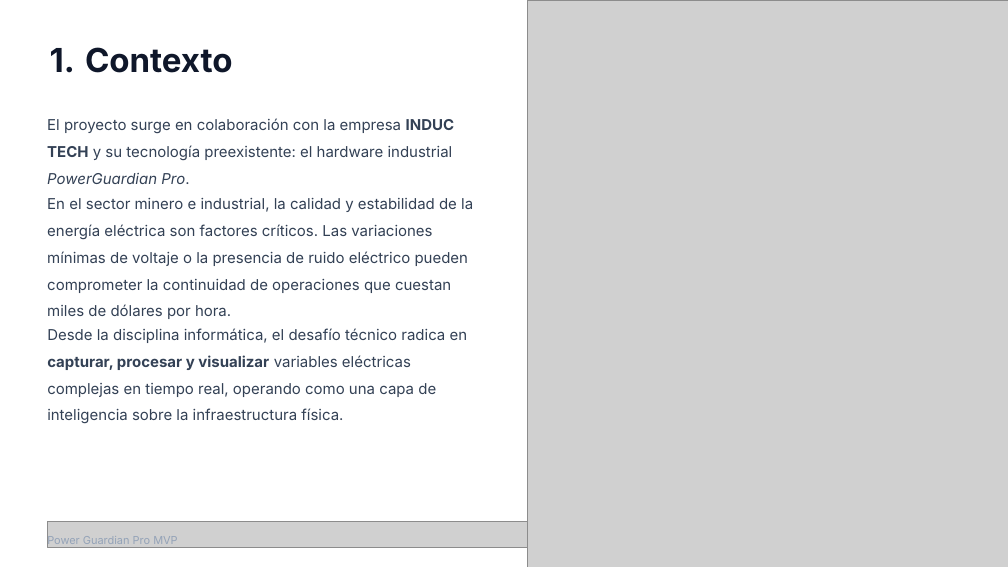
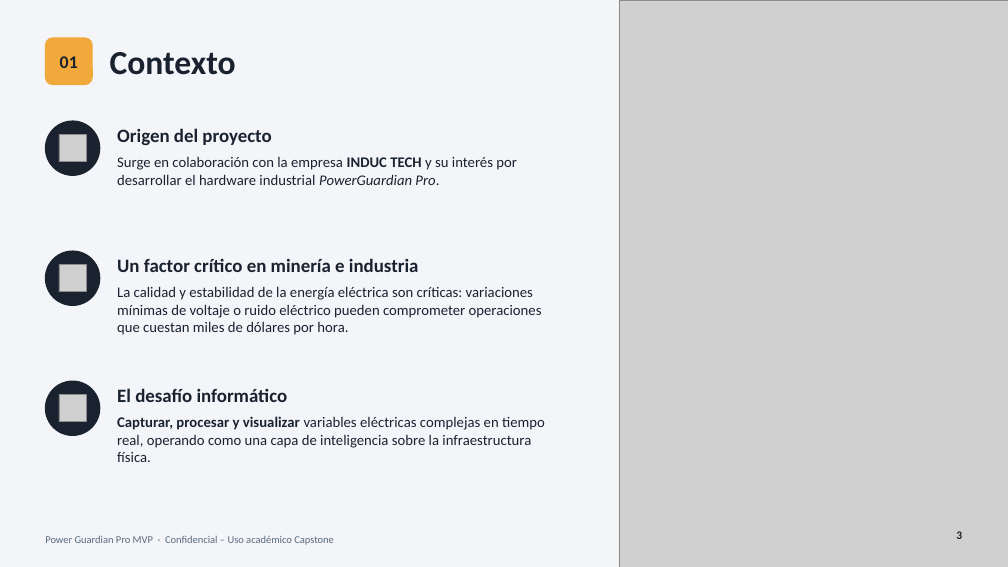
Before and after one commit to FabianBugueno/capstone, a slide deck: slide 3 of Fase 2/Evidencias Proyecto/Presentación Proyecto.pptx. Drawn at 1008x567 pixels with LibreOffice and Linux fonts; fonts in the diff are those of the drawing; grey boxes stand for pictures; background and template pictures are left out. Boxes give left, top, right and bottom in pixels: in the first picture for what was removed or moved away, otherwise in the second. Text is boxed around its words. In the diff, an @@ line names an element or a change of style, - is before the commit and + after.

```diff
--- a/Fase 2/Evidencias Proyecto/Presentación Proyecto.pptx
+++ b/Fase 2/Evidencias Proyecto/Presentación Proyecto.pptx
@@ background picture (left out) to #F3F5F8 @@
@@ picture resized from (x1=528, y1=0, x2=1008, y2=567) to (x1=619, y1=0, x2=1008, y2=567) @@
@@ rounded rectangle added at (x1=45, y1=38, x2=92, y2=85), fill #F2A93B, outline #F2A93B 1 pt @@
@@ text added at (x1=60, y1=56, x2=78, y2=68), 17 pt, text #1A2230, bold @@
+01
@@ title "Contexto" moved from (x1=85, y1=47, x2=233, y2=73) to (x1=110, y1=52, x2=236, y2=75) @@
@@ title "Contexto" at (x1=110, y1=52, x2=236, y2=75): size 31.5 to 32 pt, font Inter to Calibri, text colour #0F172A to #1A2230; bullet 1. to none @@
@@ ellipse added at (x1=45, y1=121, x2=100, y2=175), fill #1A2230, outline #1A2230 1 pt @@
@@ picture added at (x1=59, y1=135, x2=86, y2=162) @@
@@ text added at (x1=117, y1=128, x2=271, y2=145), 18 pt, text #1A2230, bold @@
+Origen del proyecto
@@ text at (x1=117, y1=157, x2=517, y2=185): text changed; size 14.2 to 14 pt; font Inter to Calibri; text colour #334155 to #1A2230 @@
-El proyecto surge en colaboración con la empresa INDUC TECH y su tecnología preexistente: el hardware industrial PowerGuardian Pro.
+Surge en colaboración con la empresa INDUC TECH y su interés por desarrollar el hardware industrial PowerGuardian Pro.
@@ ellipse added at (x1=45, y1=251, x2=100, y2=306), fill #1A2230, outline #1A2230 1 pt @@
@@ picture added at (x1=59, y1=265, x2=86, y2=292) @@
@@ text added at (x1=117, y1=258, x2=419, y2=272), 18 pt, text #1A2230, bold @@
+Un factor crítico en minería e industria
@@ text at (x1=117, y1=286, x2=542, y2=335): text changed; size 14.2 to 14 pt; font Inter to Calibri; text colour #334155 to #1A2230 @@
-En el sector minero e industrial, la calidad y estabilidad de la energía eléctrica son factores críticos. Las variaciones mínimas de voltaje o la presencia de ruido eléctrico pueden comprometer la continuidad de operaciones que cuestan miles de dólares por hora.
+La calidad y estabilidad de la energía eléctrica son críticas: variaciones mínimas de voltaje o ruido eléctrico pueden comprometer operaciones que cuestan miles de dólares por hora.
@@ ellipse added at (x1=45, y1=381, x2=100, y2=436), fill #1A2230, outline #1A2230 1 pt @@
@@ text added at (x1=117, y1=388, x2=288, y2=402), 18 pt, text #1A2230, bold @@
+El desafío informático
@@ picture added at (x1=59, y1=395, x2=86, y2=422) @@
@@ text at (x1=117, y1=416, x2=545, y2=462): text changed; size 14.2 to 14 pt; font Inter to Calibri; text colour #334155 to #1A2230 @@
-Desde la disciplina informática, el desafío técnico radica en capturar, procesar y visualizar variables eléctricas complejas en tiempo real, operando como una capa de inteligencia sobre la infraestructura física.
+Capturar, procesar y visualizar variables eléctricas complejas en tiempo real, operando como una capa de inteligencia sobre la infraestructura física.
@@ text added at (x1=45, y1=536, x2=334, y2=545), 10 pt, text #5B6B7F @@
+Power Guardian Pro MVP · Confidencial – Uso académico Capstone
@@ picture removed at (x1=47, y1=522, x2=1008, y2=547) @@
@@ text removed at (x1=47, y1=535, x2=177, y2=547) @@
-Power Guardian Pro MVP
@@ page number added at (x1=956, y1=531, x2=962, y2=539), 11 pt, text #1A2230, bold @@
+3
```
Also in this commit, not shown: 14 other slides changed, 15 slides added, 7 slides removed, 8 other files.
